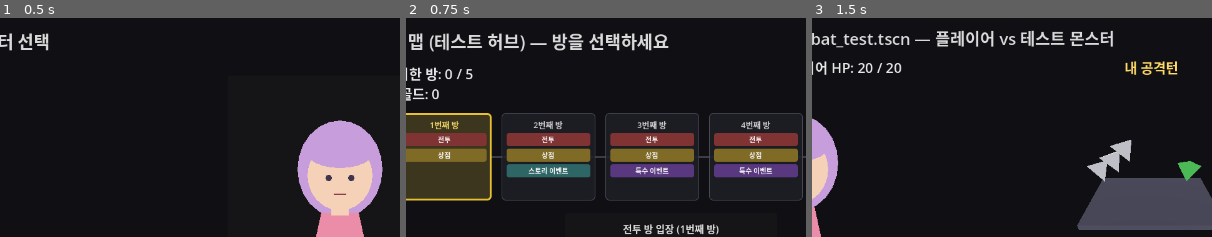
Above: before the commit, frames 1-3 (left to right).
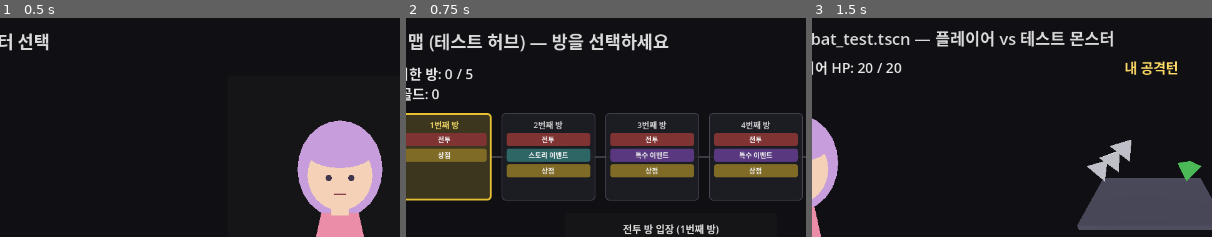
Above: after the commit, the same moments.

Repository: YGseok/ProjectD
Game: Godot game, scene res://code/scenes/character_select.tscn
The game is run twice, just before and just after one commit, with the same random seed, the same clock (stepped at 60 frames per second) and the same inputs.
Inputs:
- Up to frame 1 (0.5 s): no input
- Up to frame 2 (0.75 s): click "던전 시작" at 0.5 s
- Up to frame 3 (1.5 s): click "전투 방 입장 (1번째 방)" at 1.25 s
The pictures show only the part of the screen within x 8-58%, y 0-50%; the shares and areas given below are measured in that part.

Frame 1 is identical in both runs. In frame 2, 7.9% of the frame differs, in the area x 25-98%, y 59-74%; in frame 3, nothing differs.

Commit message:
feat: 던전 맵 방 선택지(상점/특수 이벤트/스토리 이벤트) 노출 순서 섞기
노출 확률까지만 구현하고 "순서가 섞이는 것까지는 다루지 않았다"고 STATUS.md
큐에 남아있던 간극을 채움. dungeon_map.gd의 _room_options_for_index()가
기존 노출 확률 RNG를 이어서 표시 순서도 결정적으로 섞도록 하고, 버튼 목록과
MapStrip 칩 순서가 항상 일치하도록 같은 order 값을 공유하게 함.

Diff:
--- a/code/scenes/dungeon_map.gd
+++ b/code/scenes/dungeon_map.gd
@@ -28,6 +28,13 @@
 ## 방에서는 씬을 다시 그려도(_update_labels 재호출) 같은 결과가 나오도록 rooms_cleared
 ## 기반 시드를 쓰되, 게임 전체의 randi()/randf()(전투 판정 등)와 섞이지 않도록 별도
 ## RandomNumberGenerator를 사용한다. 확률 자체는 감으로 잡은 잠정값 — 사람 피드백 필요.
+##
+## 선택지 순서 섞기: 위 항목이 "순서가 섞이는 것까지는 다루지 않았는데 이게 필요한지는
+## 사람 피드백 필요"로 남겨뒀던 간극을 채운다. 상점/특수 이벤트/스토리 이벤트(노출된
+## 것만) 세 종류의 표시 순서를 방마다 같은 결정적 RNG로 섞는다 — "전투 방"은 진행을
+## 보장하는 항상-첫-자리 선택지라 순서 섞기 대상에서 제외(항상 맨 위). 노출 여부와
+## 같은 방식(idx 기반 시드)으로 계산해 MapStrip 미리보기와 실제 버튼 순서가 항상
+## 일치하도록 함.
 ##
 ## "스토리 이벤트"는 STATUS.md 다음 할 일 큐("순수 텍스트형/스토리형 선택지 이벤트")를
 ## 반영한 신규 방 종류. 상점/특수 이벤트가 다이스 아이템(DiceItemPool 형식)을 다루는
@@ -66,6 +73,7 @@
 var _shop_available := true
 var _event_available := true
 var _story_available := true
+var _room_order: Array[String] = ["shop", "event", "story"]
 var _map_line: ColorRect
 var _map_hbox: HBoxContainer
 
@@ -88,21 +96,30 @@
 	_shop_available = opts.shop
 	_event_available = opts.event
 	_story_available = opts.story
-
-
-## idx번째 방(0부터 시작)에서 상점/특수 이벤트/스토리 이벤트가 노출될지를 결정적으로
-## 계산한다. rooms_cleared 대신 임의의 idx를 받을 수 있어 아직 도달하지 않은 미래
-## 방의 미리보기(MapStrip)에도 그대로 쓸 수 있다 — 실제로 그 방에 도달했을 때
-## _roll_room_choices()가 계산하는 값과 완전히 동일한 공식이라 미리보기와 실제 결과가
-## 어긋나지 않는다.
+	_room_order = opts.order
+
+
+## idx번째 방(0부터 시작)에서 상점/특수 이벤트/스토리 이벤트가 노출될지, 그리고
+## (노출된 것들끼리) 어떤 순서로 보여줄지를 결정적으로 계산한다. rooms_cleared 대신
+## 임의의 idx를 받을 수 있어 아직 도달하지 않은 미래 방의 미리보기(MapStrip)에도
+## 그대로 쓸 수 있다 — 실제로 그 방에 도달했을 때 _roll_room_choices()가 계산하는
+## 값과 완전히 동일한 공식이라 미리보기와 실제 결과가 어긋나지 않는다.
 func _room_options_for_index(idx: int) -> Dictionary:
 	var rng := RandomNumberGenerator.new()
 	rng.seed = idx * 104729 + 7
-	return {
+	var opts := {
 		"shop": rng.randf() < SHOP_CHANCE,
 		"event": rng.randf() < EVENT_CHANCE,
 		"story": rng.randf() < STORY_CHANCE,
 	}
+	var order: Array[String] = ["shop", "event", "story"]
+	for i in range(order.size() - 1, 0, -1):
+		var j := rng.randi_range(0, i)
+		var tmp := order[i]
+		order[i] = order[j]
+		order[j] = tmp
+	opts["order"] = order
+	return opts
 
 
 func _update_labels() -> void:
@@ -196,12 +213,15 @@
 
 	var opts := _room_options_for_index(idx)
 	vbox.add_child(_make_type_chip("전투", Color(0.5, 0.2, 0.2)))
-	if opts.shop:
-		vbox.add_child(_make_type_chip("상점", Color(0.5, 0.42, 0.15)))
-	if opts.event:
-		vbox.add_child(_make_type_chip("특수 이벤트", Color(0.35, 0.22, 0.5)))
-	if opts.story:
-		vbox.add_child(_make_type_chip("스토리 이벤트", Color(0.18, 0.4, 0.4)))
+	var chip_specs := {
+		"shop": ["상점", Color(0.5, 0.42, 0.15)],
+		"event": ["특수 이벤트", Color(0.35, 0.22, 0.5)],
+		"story": ["스토리 이벤트", Color(0.18, 0.4, 0.4)],
+	}
+	for t in opts.order:
+		if opts[t]:
+			var spec: Array = chip_specs[t]
+			vbox.add_child(_make_type_chip(spec[0], spec[1]))
 
 	return panel
 
@@ -231,13 +251,16 @@
 ## 아니라 언제든 열 수 있는 별도 기능(STATUS.md 큐 0번 "어디서든 덱 열람 +
 ## 커스터마이징")이라 항상 보이는 버튼으로 취급하고 맨 마지막 자리에 둔다.
 func _layout_visible_buttons() -> void:
+	var type_button_map := {
+		"shop": enter_shop_button,
+		"event": enter_event_button,
+		"story": enter_story_button,
+	}
 	var visible_buttons: Array[Button] = [enter_combat_button]
-	if enter_shop_button.visible:
-		visible_buttons.append(enter_shop_button)
-	if enter_event_button.visible:
-		visible_buttons.append(enter_event_button)
-	if enter_story_button.visible:
-		visible_buttons.append(enter_story_button)
+	for t in _room_order:
+		var btn: Button = type_button_map[t]
+		if btn.visible:
+			visible_buttons.append(btn)
 	visible_buttons.append(customize_button)
 
 	var y := BUTTON_TOP_START
Not shown, changed: docs/STATUS.md
Not shown, changed: docs/STATUS_ARCHIVE.md
